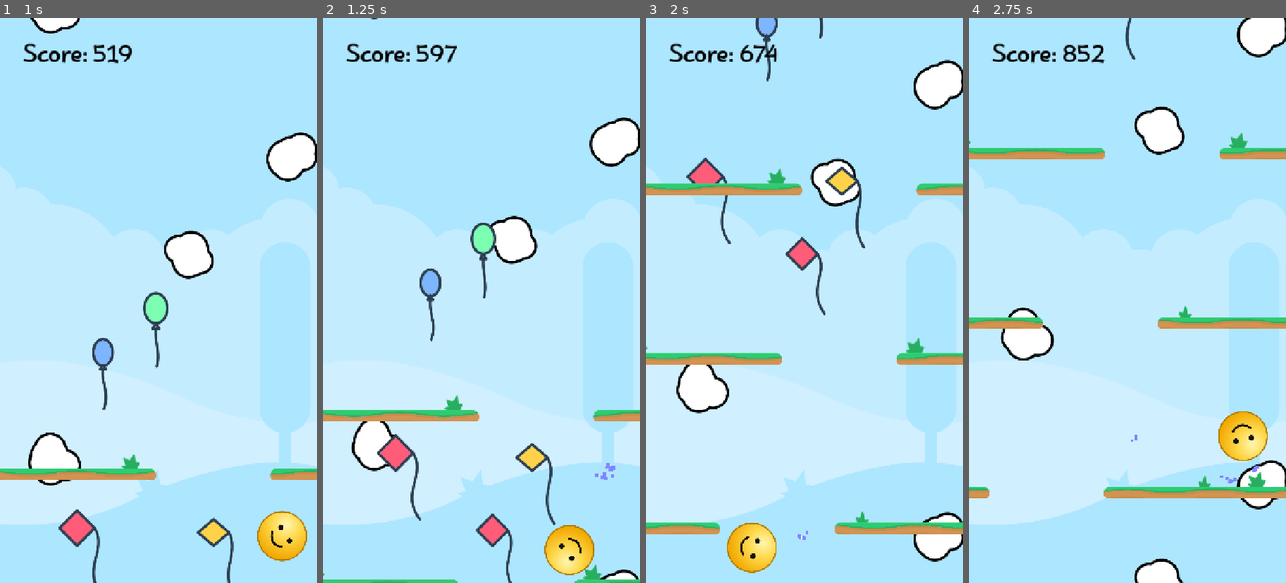
Above: before the commit, frames 1-4 (left to right).
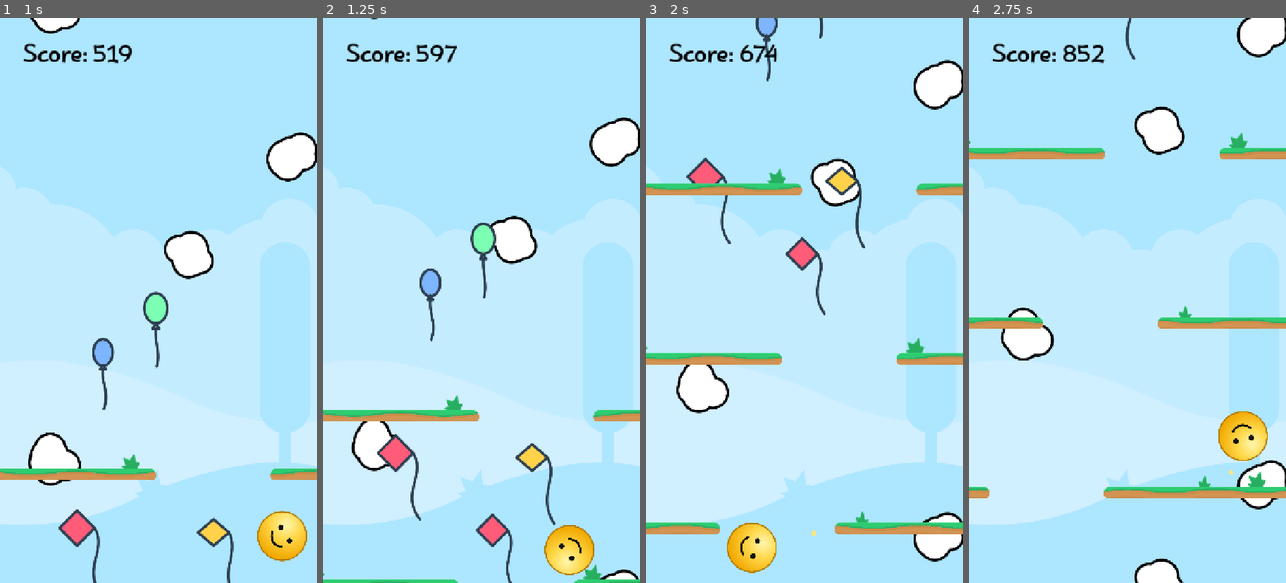
Above: after the commit, the same moments.

Repository: hamma2/droppin
Game: Godot game, scene res://Scenes/main.tscn
The game is run twice, just before and just after one commit, with the same random seed, the same clock (stepped at 60 frames per second) and the same inputs.
Inputs (mouse positions are in pixels of both pictures, inside the frame that each line leads up to):
- Up to frame 1 (1 s): move the mouse to (228, 272) at 0.52 s; hold Right (ui_right) from 0.53 s (still down); hold Shift from 0.53 s (still down); click (228, 272) at 0.67 s
- Up to frame 2 (1.25 s): keep holding Right (ui_right); keep holding Shift
- Up to frame 3 (2 s): release Right (ui_right) at 1.25 s; release Shift at 1.25 s; drag from (741, 328) to (788, 413) at 1.27 s
- Up to frame 4 (2.75 s): move the mouse to (1159, 176) at 2.02 s; hold Right (ui_right) from 2.03 s (still down); hold Shift from 2.03 s (still down)

Frame 1 is identical in both runs. In frame 2, less than 0.1% of the frame differs, in the area x 85-93%, y 78-82%; in frame 3, less than 0.1%; in frame 4, less than 0.1%.

Commit message:
Add nice Ball collision particles

Diff:
--- a/Scenes/Barrier.tscn
+++ b/Scenes/Barrier.tscn
@@ -8,6 +8,6 @@
 shader_parameter/radius = 0.1
 shader_parameter/edge_softness = 0.005
 
-[node name="BarrierPair" type="Node2D"]
+[node name="BarrierPair" type="Node2D" unique_id=590503169]
 material = SubResource("ShaderMaterial_mcrja")
 script = ExtResource("1_barrier")
--- a/Scenes/Parallax_Themes/sky_postcard_theme/ball_particle.tscn
+++ b/Scenes/Parallax_Themes/sky_postcard_theme/ball_particle.tscn
@@ -1,17 +1,13 @@
 [gd_scene format=3 uid="uid://csirjwawwvfly"]
 
-[sub_resource type="Gradient" id="Gradient_ruoml"]
-offsets = PackedFloat32Array(0, 0.06410257)
-colors = PackedColorArray(1, 1, 1, 1, 0.50107104, 0.52548146, 1, 1)
-
-[sub_resource type="GradientTexture2D" id="GradientTexture2D_0vdnl"]
-gradient = SubResource("Gradient_ruoml")
+[ext_resource type="Texture2D" uid="uid://cs4hn4dpfntph" path="res://Textures/Particle_Ball_hit.svg" id="1_0vdnl"]
 
 [node name="BallParticle" type="CPUParticles2D" unique_id=656760620]
 emitting = false
-texture = SubResource("GradientTexture2D_0vdnl")
+texture = ExtResource("1_0vdnl")
 lifetime = 0.2
 one_shot = true
+speed_scale = 2.67
 explosiveness = 0.1
 randomness = 0.27
 lifetime_randomness = 0.38
@@ -20,7 +16,5 @@
 initial_velocity_max = 255.21
 linear_accel_min = -40.62
 linear_accel_max = 27.08
-scale_amount_min = 0.1
-scale_amount_max = 0.15
-hue_variation_min = 0.15
-hue_variation_max = 0.15
+scale_amount_min = 0.01
+scale_amount_max = 0.05
--- a/Scenes/main.tscn
+++ b/Scenes/main.tscn
@@ -79,10 +79,10 @@
 max_contacts_reported = 10
 script = ExtResource("1_ball")
 
-[node name="CollisionShape2D" type="CollisionShape2D" parent="Ball" unique_id=2005784068]
+[node name="Ball_Collider" type="CollisionShape2D" parent="Ball" unique_id=2005784068]
 shape = SubResource("CircleShape2D_ball")
 
-[node name="Sprite2D" type="Sprite2D" parent="Ball/CollisionShape2D" unique_id=429569596]
+[node name="Sprite2D" type="Sprite2D" parent="Ball/Ball_Collider" unique_id=429569596]
 material = SubResource("ShaderMaterial_wsu2k")
 position = Vector2(-1, 1)
 scale = Vector2(0.5, 0.5)
--- a/Scripts/Ball.gd
+++ b/Scripts/Ball.gd
@@ -18,10 +18,11 @@
 # Input Methoden
 @export_enum("Keyboard", "Accelerometer", "Touch", "All") var input_method: int = 3
 
-@onready var sprite = $/root/PlayScene/Ball/CollisionShape2D/Sprite2D
+@onready var sprite = $/root/PlayScene/Ball/Ball_Collider/Sprite2D
 
 # particles on collision
 @onready var particles_scene = preload("res://Scenes/Parallax_Themes/sky_postcard_theme/ball_particle.tscn")
+var particle_collision_color = Color.WHITE
 
 var touch_target_x: float = 0.0
 var is_touching: bool = false
@@ -49,20 +50,23 @@
 func _on_body_entered(body: Node):
     if body.name == "Ceiling" or body.is_in_group("ceiling"):
         emit_signal("hit_ceiling")
+    if body.is_in_group("barrier"):
+        spawn_particles()
 
+func spawn_particles() -> void:
+    # check for ball velocity to avoid spawning particles on slow collisions
+    if linear_velocity.length() < 200:
+        return
 
-
-
-func spawn_particles(collision: KinematicCollision2D):
     # Instance the particles
     var particles = particles_scene.instantiate()
     get_parent().add_child(particles)
 
     # Position them at the collision point
-    particles.global_position = collision.get_position()
+    particles.global_position = position + Vector2(0, sprite.texture.get_size().y / 4)
 
-    # Optional: Rotate particles to match collision normal
-    particles.rotation = collision.get_normal().angle()
+    # set color
+    particles.color = particle_collision_color
 
     # Start emitting
     particles.emitting = true
@@ -91,24 +95,6 @@
     # Begrenze horizontale Geschwindigkeit
     if abs(linear_velocity.x) > max_horizontal_velocity:
         linear_velocity.x = sign(linear_velocity.x) * max_horizontal_velocity
-
-    #var speed = linear_velocity.length()
-    #var deform = clamp(speed / 1000.0, 0.0, 0.2)
-    #sprite.material.set_shader_parameter("deformation_amount", deform)
-
-    var collisions = get_colliding_bodies()
-    for i in collisions.size():
-        var collision = collisions[i]
-        if collision:
-            var particles = particles_scene.instantiate()
-            particles.position = position + Vector2(0, sprite.texture.get_size().y / 4)
-            get_parent().add_child(particles)
-            particles.emitting = true
-
-            # Erzeuge Partikel bei Kollision
-            # Auto-destroy particle node after lifetime ends
-            await particles.finished
-            particles.queue_free()
 
 func handle_movement():
     """Behandelt alle Input-Methoden"""
--- a/Scripts/Barrier.gd
+++ b/Scripts/Barrier.gd
@@ -45,6 +45,7 @@
     """Erstellt eine einzelne statische Barriere"""
     var barrier = StaticBody2D.new()
     barrier.name = barrier_name
+    barrier.add_to_group("barrier")
     return barrier
 
 func setup_barrier_shape(barrier: StaticBody2D, width: float, _barrierName: String):
--- a/Scripts/GameManager.gd
+++ b/Scripts/GameManager.gd
@@ -71,8 +71,11 @@
         if(themeSettings.parallax_layer_5 != null):
             add_child(themeSettings.parallax_layer_5.instantiate())
 
-        # set ball texture
         if ball != null and themeSettings.ball_texture != null:
+            # set particle collision color
+            ball.particle_collision_color = themeSettings.ball_collision_particle_color
+
+            # set ball texture
             var ball_sprite: Sprite2D = ball.find_child("Sprite2D")
             if ball_sprite != null:
                 ball_sprite.texture = themeSettings.ball_texture
--- a/Scripts/Resources/LevelThemeData.gd
+++ b/Scripts/Resources/LevelThemeData.gd
@@ -14,13 +14,15 @@
 @export var large_barrier_decoration: Texture2D = null
 @export var special_barrier_decoration: Texture2D = null
 @export var ui_scene: PackedScene = null
+@export var ball_collision_particle_color: Color = Color.WHITE
 
 func _init(p_background_texture: Texture2D = null, p_parallax_layer_1: PackedScene = null,
         p_parallax_layer_2: PackedScene = null, p_parallax_layer_3: PackedScene = null,
         p_parallax_layer_4: PackedScene = null, p_parallax_layer_5: PackedScene = null,
         p_ball_texture: Texture2D = null, p_barrier_sprite: Texture2D = null,
         p_small_barrier_decoration: Texture2D = null, p_large_barrier_decoration: Texture2D = null,
-        p_special_barrier_decoration: Texture2D = null, p_ui_scene: PackedScene = null) -> void:
+        p_special_barrier_decoration: Texture2D = null, p_ui_scene: PackedScene = null,
+        p_ball_collision_particle_color: Color = Color.WHITE) -> void:
     background_texture = p_background_texture
     parallax_layer_1 = p_parallax_layer_1
     parallax_layer_2 = p_parallax_layer_2
@@ -33,3 +35,4 @@
     large_barrier_decoration = p_large_barrier_decoration
     special_barrier_decoration = p_special_barrier_decoration
     ui_scene = p_ui_scene
+    ball_collision_particle_color = p_ball_collision_particle_color
--- a/StaticData/Levels/Level_1/Level_1_theme.tres
+++ b/StaticData/Levels/Level_1/Level_1_theme.tres
@@ -28,4 +28,5 @@
 large_barrier_decoration = ExtResource("1_thfs6")
 special_barrier_decoration = ExtResource("12_706mc")
 ui_scene = ExtResource("3_tqkuj")
+ball_collision_particle_color = Color(1, 0.9019608, 0.4862745, 1)
 metadata/_custom_type_script = "uid://ba2pa5g06iynk"
--- /dev/null
+++ b/Textures/Particle_Ball_hit.svg
@@ -0,0 +1,9 @@
+<?xml version="1.0" encoding="UTF-8" standalone="no"?>
+<!DOCTYPE svg PUBLIC "-//W3C//DTD SVG 1.1//EN" "http://www.w3.org/Graphics/SVG/1.1/DTD/svg11.dtd">
+<svg width="100%" height="100%" viewBox="0 0 238 238" version="1.1" xmlns="http://www.w3.org/2000/svg" xmlns:xlink="http://www.w3.org/1999/xlink" xml:space="preserve" xmlns:serif="http://www.serif.com/" style="fill-rule:evenodd;clip-rule:evenodd;stroke-linecap:round;stroke-linejoin:round;stroke-miterlimit:1.5;">
+    <g transform="matrix(1,0,0,1,-826.271654,-826.271654)">
+        <g transform="matrix(0.888047,0,0,0.98837,15.096797,28.16855)">
+            <ellipse cx="1047" cy="927.5" rx="133" ry="119.5" style="fill:white;stroke:rgb(7,0,0);stroke-width:1.06px;"/>
+        </g>
+    </g>
+</svg>
--- a/project.godot
+++ b/project.godot
@@ -30,6 +30,10 @@
 window/stretch/aspect="keep_width"
 window/handheld/orientation=5
 
+[global_group]
+
+barrier="Group for Barriers to Detect Collision"
+
 [input_devices]
 
 sensors/enable_accelerometer=true
Not shown: 1 places in Scenes/Barrier.tscn that only renumber resources
Not shown: 1 places in StaticData/Levels/Level_1/Level_1_theme.tres that only renumber resources
Not shown, added: Textures/Particle_Ball_hit.svg.import
